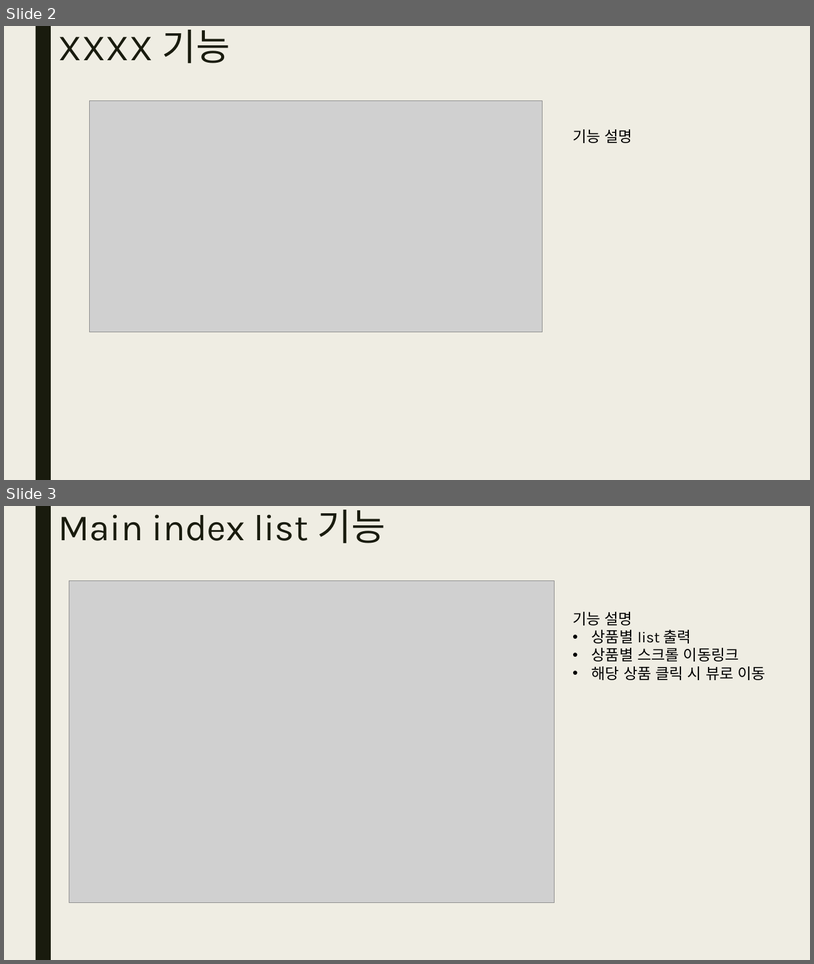
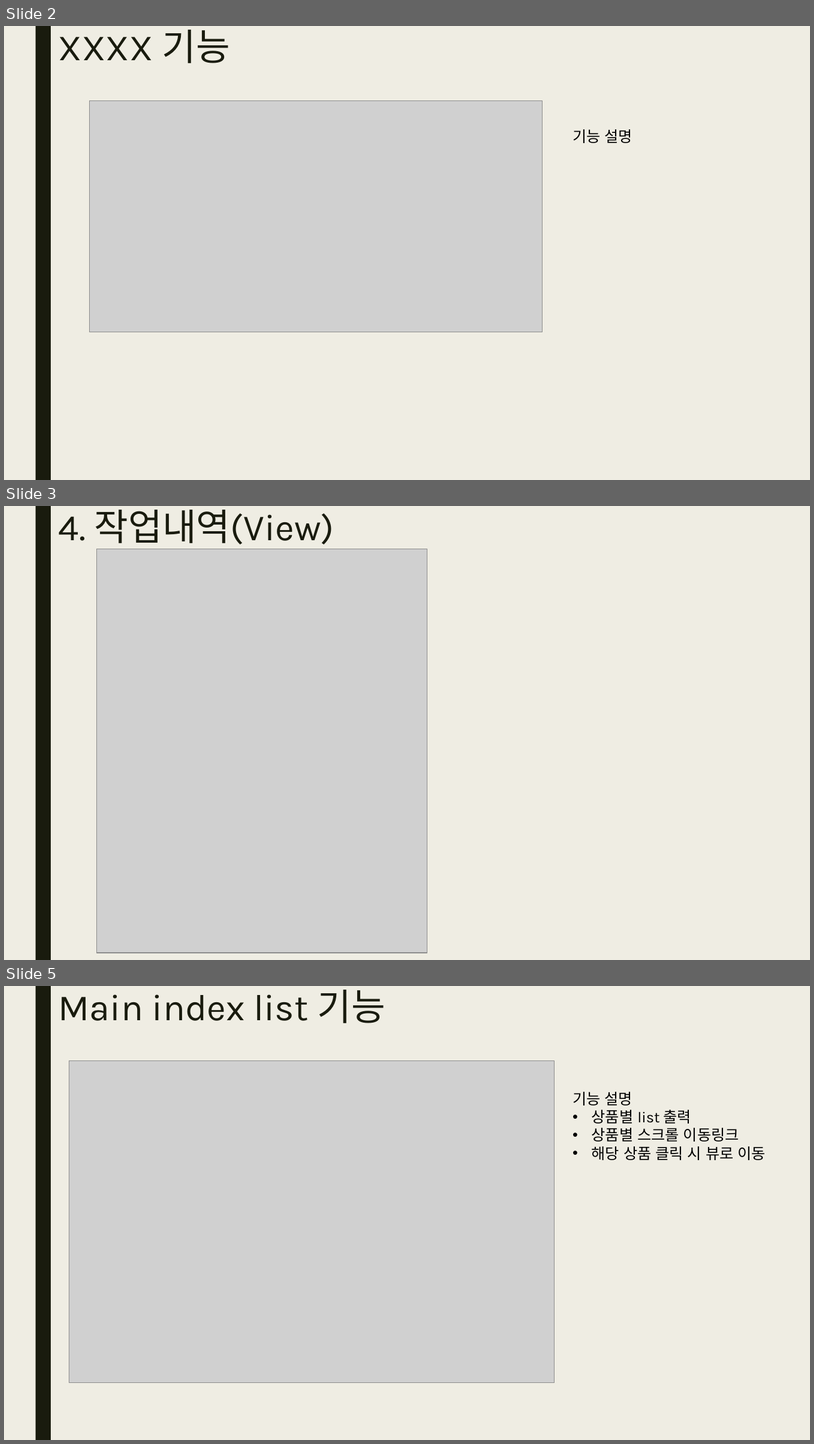
Before and after one commit to yndgow/Kmarket1, a slide deck: 보고서/발표보고서 홍민준.pptx. Shown one above the other, each under a label of ours: slides 2 and 3 before the commit, slides 2, 3 and 5 after it; the slides between them are not shown. The pictures are 814x964 and 814x1444 pixels, drawn with LibreOffice and Linux fonts; fonts in the diff are those of the drawing; grey boxes stand for pictures. Boxes give left, top, right and bottom in pixels: in the first picture for what was removed or moved away, otherwise in the second. Text is boxed around its words. In the diff, an @@ line names an element or a change of style, - is before the commit and + after.

Commit message:
2022/12/28 ppt view, class 추가

```diff
--- a/보고서/발표보고서 홍민준.pptx
+++ b/보고서/발표보고서 홍민준.pptx
@@ slide 3 added at (4,506,810,960), background #EFEDE3; not listed: 1 template element that a slide beside it also shows @@
@@ title added at (59,510,335,550), 44 pt, text #191B0E @@
+4. 작업내역(View)
@@ picture added at (96,549,428,953) @@
@@ what was slide 3 is now slide 5 @@
```
Also in this commit, not shown: 1 other slide added, 2 other files.
